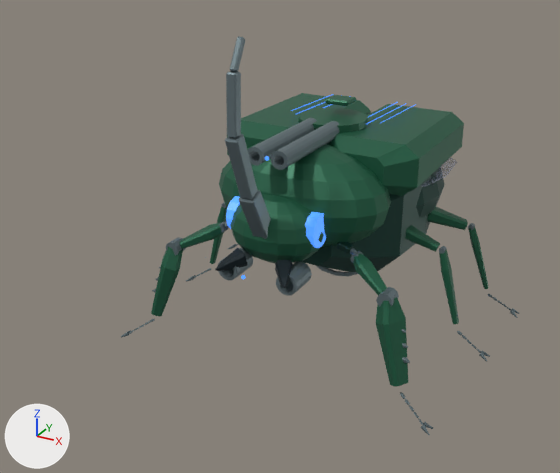
One commit to the Blender file out/combat_reference/m07/m07.blend: the scene before it, then after it.
Rendered twice from a 50 mm camera at (3.96, -8.54, 5.39) aimed at (0.15, -1.6, 1.92). Every picture has the same lights, and +X, +Y and +Z are marked at lower left. The older version comes first.

The first picture shows 'Dorsal central twin AA turret', 'Insect head directly on thorax', 'Insect pronotum no neck', 'Insect tibia', 'Insect tibia.001', 'Large curved metallic rhinoceros horn', 'Large curved metallic rhinoceros horn.001', 'Large curved metallic rhinoceros horn.002', 'Large curved metallic rhinoceros horn.003', 'Shared heavy protective elytron', 'Shared heavy protective elytron.001', 'Shared sealed ventral hull', 'Twin 35mm anti-aircraft open barrel', 'Twin 35mm anti-aircraft open barrel.001' and 25 more.
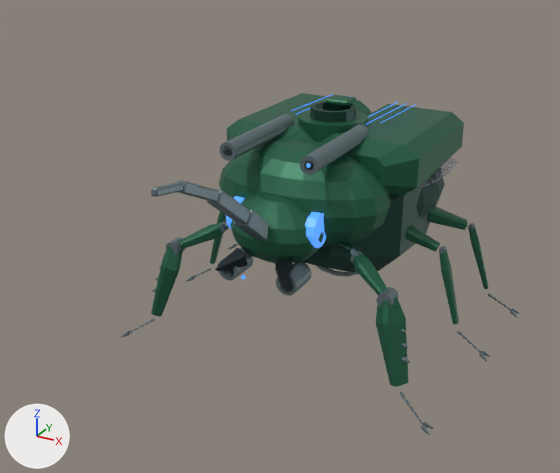
Where the newer file only moved an object's origin or applied its transform, the numbers keep the older frame.

Location of each change, [x1, y1, x2, y2] in pixels of the pictures (560 x 473 px):
'Twin 35mm anti-aircraft open barrel.001', moved
    before: [271, 121, 340, 170]
    after: [300, 125, 369, 175]
'Twin 35mm anti-aircraft open barrel', moved
    before: [248, 118, 317, 166]
    after: [219, 114, 294, 161]
'Large curved metallic rhinoceros horn.001', moved, turned
    before: [225, 134, 258, 199]
    after: [207, 188, 250, 224]
'Large curved metallic rhinoceros horn.002', moved, turned
    before: [226, 71, 241, 138]
    after: [177, 180, 219, 202]
'Large curved metallic rhinoceros horn', moved, turned
    before: [238, 190, 271, 239]
    after: [234, 209, 269, 241]
'Dorsal cannon telescopic socket', added (dark cyan)
    after: [310, 102, 356, 122]
'Large curved metallic rhinoceros horn.003', moved, turned
    before: [230, 36, 245, 72]
    after: [151, 182, 183, 197]

What changed in the scene script:
```text
Add me_dorsal_cannon_telescopic_socket:
    me_dorsal_cannon_telescopic_socket.from_pydata(...)  # 48 vertices, 48 faces; spans x -0.28..0.28, y -0.28..0.28, z -0.22..0.22
    me_dorsal_cannon_telescopic_socket.materials.append(mat_shade)  # dark cyan #174239
Change ob_large_curved_metallic_rhinoceros_horn:
    ob_large_curved_metallic_rhinoceros_horn.location: (0.0, -0.7, 0.375) -> (0.0, -0.765, 0.275)
    ob_large_curved_metallic_rhinoceros_horn.rotation_euler: (-1.071, 0.0, 0.0) -> (-0.683, 0.0, 0.0)  # degrees (-61, 0, 0) -> degrees (-39, 0, 0)
Change ob_large_curved_metallic_rhinoceros_horn_001:
    ob_large_curved_metallic_rhinoceros_horn_001.location: (0.0, -0.985, 1.0) -> (0.0, -1.24, 0.65)
    ob_large_curved_metallic_rhinoceros_horn_001.rotation_euler: (-1.203, 0.0, 0.0) -> (-0.656, 0.0, 0.0)  # degrees (-69, 0, 0) -> degrees (-38, 0, 0)
Change ob_large_curved_metallic_rhinoceros_horn_002:
    ob_large_curved_metallic_rhinoceros_horn_002.location: (0.0, -1.11, 1.665) -> (0.0, -1.77, 0.985)
    ob_large_curved_metallic_rhinoceros_horn_002.rotation_euler: (-1.603, 0.0, 0.0) -> (-0.464, 0.0, 0.0)  # degrees (-92, 0, 0) -> degrees (-27, 0, 0)
Change ob_large_curved_metallic_rhinoceros_horn_003:
    ob_large_curved_metallic_rhinoceros_horn_003.location: (0.0, -1.02, 2.13) -> (0.0, -2.235, 1.155)
    ob_large_curved_metallic_rhinoceros_horn_003.rotation_euler: (-2.061, 0.0, 0.0) -> (-0.178, 0.0, 0.0)  # degrees (-118, 0, 0) -> degrees (-10, 0, 0)
Change ob_twin_35mm_anti_aircraft_open_barrel:
    ob_twin_35mm_anti_aircraft_open_barrel.location: (-0.15, -0.965, 0.0) -> (-0.5, -0.965, 0.0)
Change ob_twin_35mm_anti_aircraft_open_barrel_001:
    ob_twin_35mm_anti_aircraft_open_barrel_001.location: (0.15, -0.965, 0.0) -> (0.5, -0.965, 0.0)
Add ob_dorsal_cannon_telescopic_socket:
    ob_dorsal_cannon_telescopic_socket = bpy.data.objects.new('Dorsal cannon telescopic socket', me_dorsal_cannon_telescopic_socket)
    ob_dorsal_cannon_telescopic_socket.parent = ob_chest
    ob_dorsal_cannon_telescopic_socket.location = (0.0, 0.68, 0.92)
```
